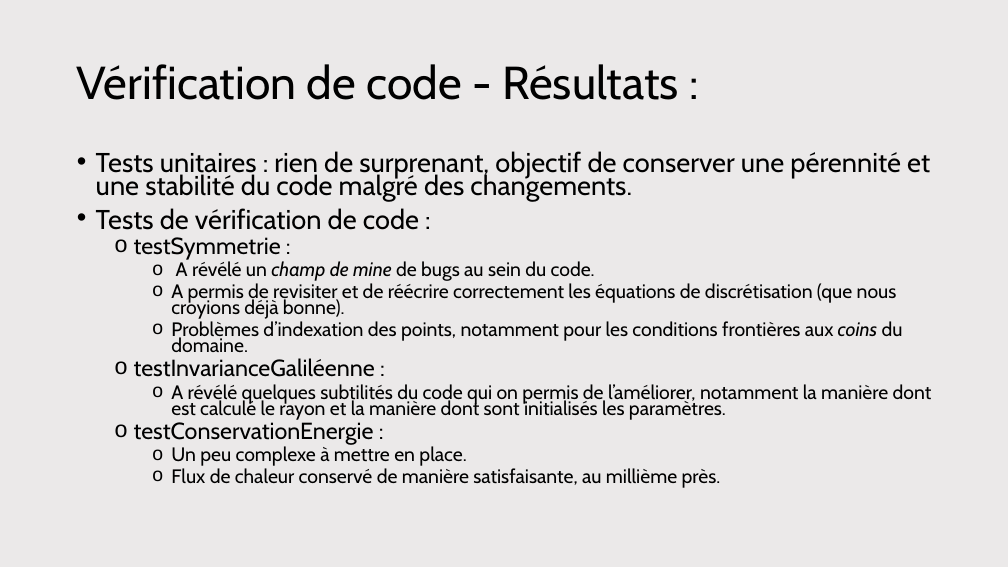
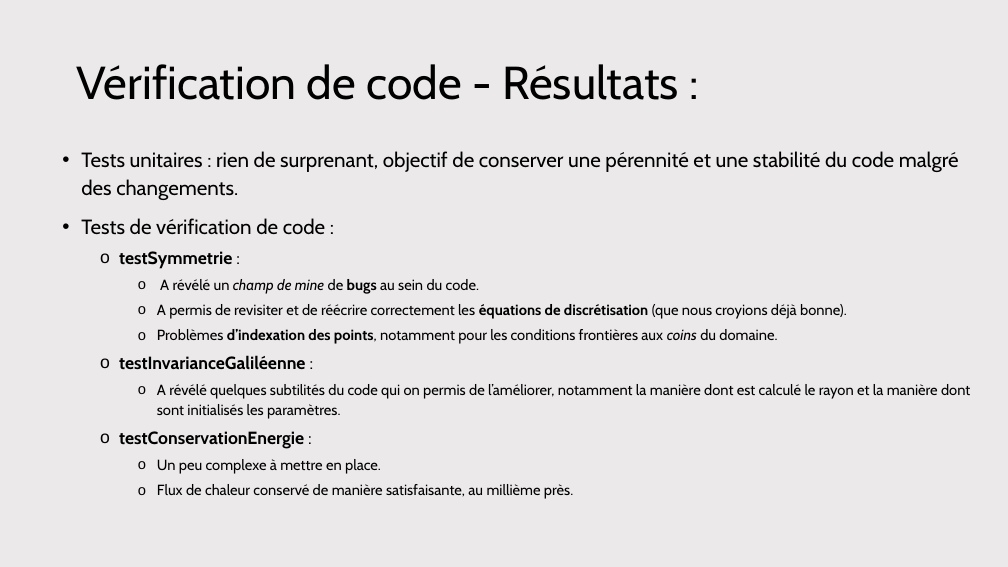
Before and after one commit to antoine-pt/MEC8211, a slide deck: slide 10 of projet_final/projet_final/MEC8211-Projet-final-Presentation.pptx. Drawn at 1008x567 pixels with LibreOffice and Linux fonts; fonts in the diff are those of the drawing. Boxes give left, top, right and bottom in pixels: in the first picture for what was removed or moved away, otherwise in the second. Text is boxed around its words. In the diff, an @@ line names an element or a change of style, - is before the commit and + after.

Commit message:
pwp: style corrections

```diff
--- a/projet_final/projet_final/MEC8211-Projet-final-Presentation.pptx
+++ b/projet_final/projet_final/MEC8211-Projet-final-Presentation.pptx
@@ text "Tests unitaires : rien de ...": place and size @@
-text "Tests unitaires : rien de ..." at box(96, 151, 932, 488)
+text "Tests unitaires : rien de ..." at box(81, 151, 970, 499)
@@ text "Tests unitaires : rien de ..." at box(81, 151, 970, 499): size 25.9 to 19.6 pt in "Tests unitaires : rien de surprenant, objectif ...", "Tests de vérification de code :"; size 22.2 to 16.8 pt in "testSymmetrie :", "testInvarianceGaliléenne :", "testConservationEnergie :"; bold on in "testSymmetrie", "bugs", "équations de discrétisation", "d’indexation des points," and 2 more places; size 18.5 to 14 pt in "A révélé un champ de mine de ...", "A permis de revisiter et de réécrire ...", "Problèmes d’indexation des points, notamment pour les ...", "A révélé quelques subtilités du code qui ..." and 2 more places; line spacing 0.7 to 1.14 @@
```
Also in this commit, not shown: 1 other slide changed.
